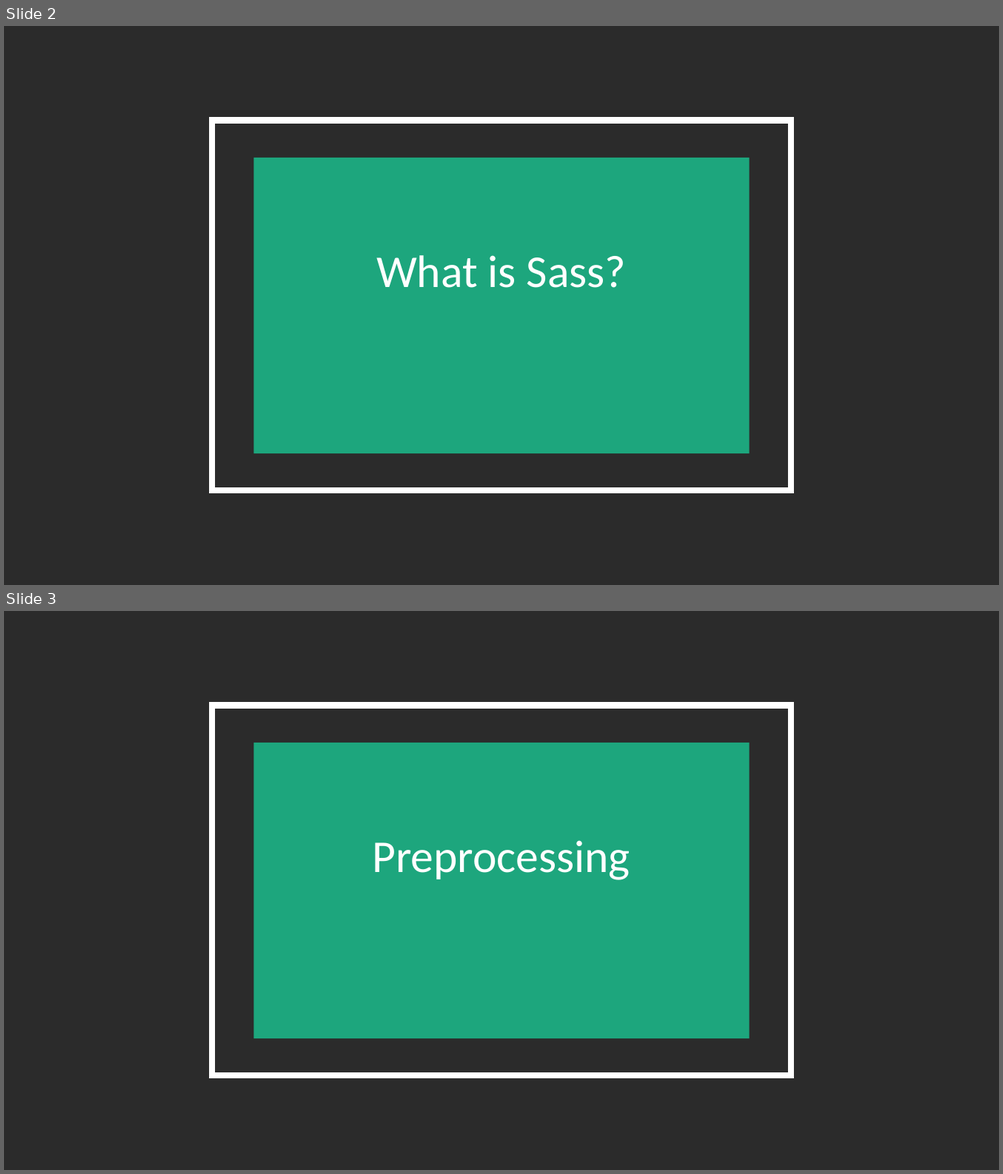
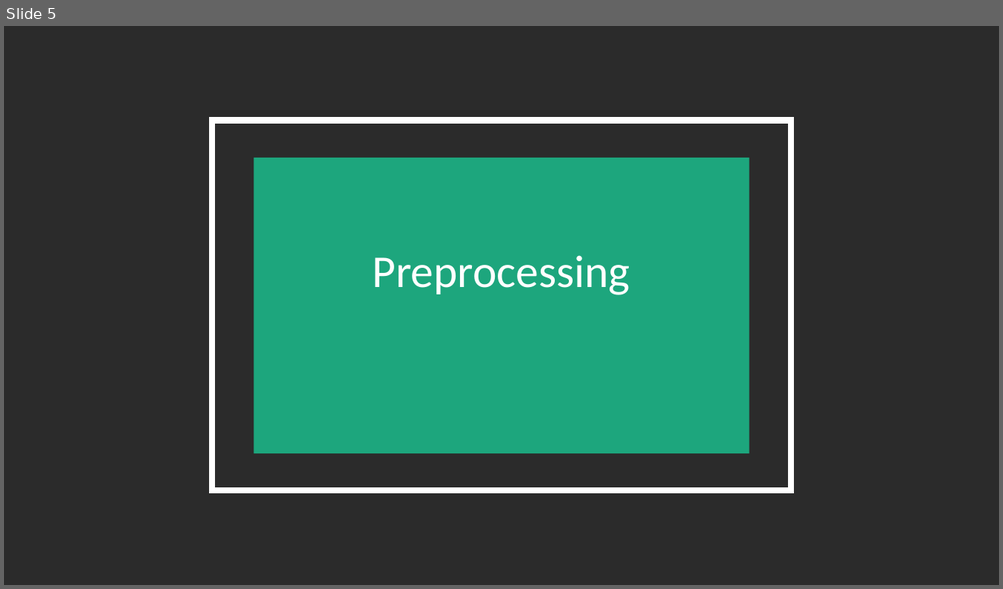
Before and after one commit to BenC0/sass_training-ddl, a slide deck: docs/SASS Intro.pptx. Shown one above the other, each under a label of ours: slides 2 and 3 before the commit, slide 5 after it. The pictures are 1003x1174 and 1003x589 pixels, drawn with LibreOffice and Linux fonts; fonts in the diff are those of the drawing; background and template pictures are left out; a plain dark background stands for a picture behind light text. Boxes give left, top, right and bottom in pixels: in the first picture for what was removed or moved away, otherwise in the second. Text is boxed around its words. In the diff, an @@ line names an element or a change of style, - is before the commit and + after.

```diff
--- a/docs/SASS Intro.pptx
+++ b/docs/SASS Intro.pptx
@@ slide 2 removed at (x1=4, y1=26, x2=999, y2=585), background picture (left out); not listed: 2 template elements that a slide beside it also shows @@
@@ text removed at (x1=376, y1=255, x2=626, y2=288) @@
-What is Sass?
@@ what was slide 3 is now slide 5 @@
```
Also in this commit, not shown: 5 slides added, 1 other slide removed.
